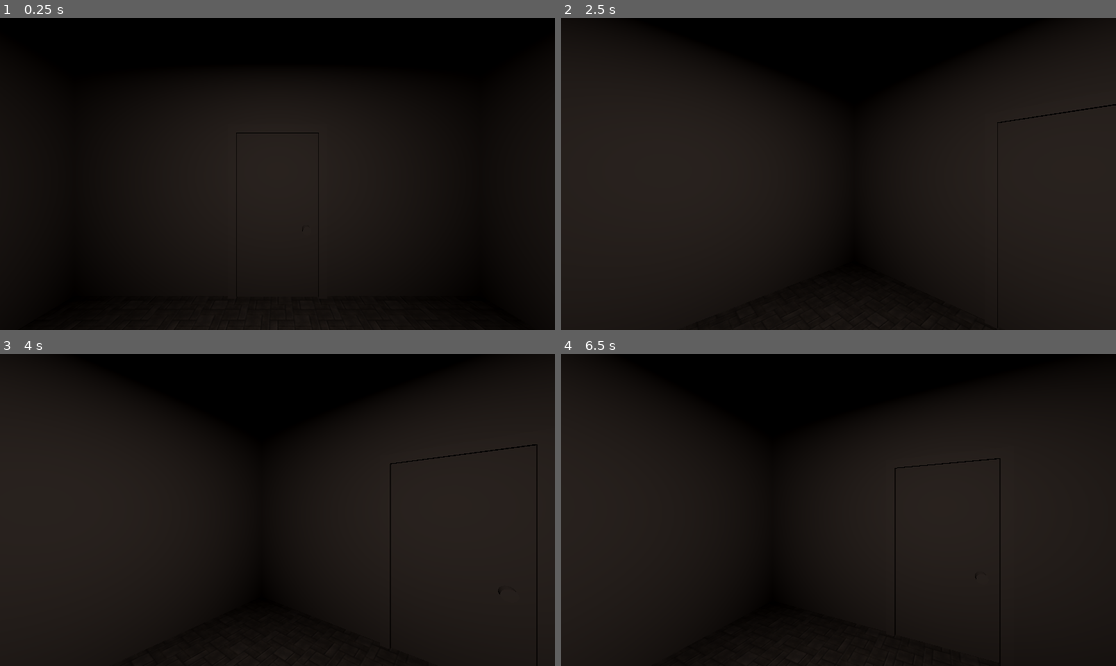
Above: before the commit, frames 1-4 (two rows, left to right).
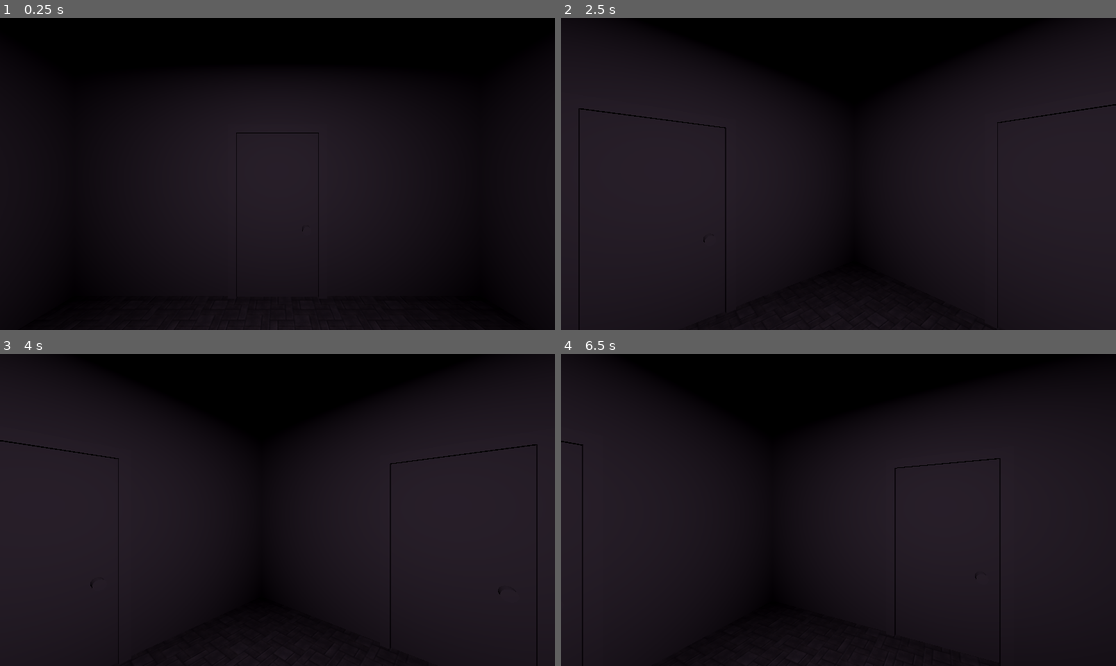
Above: after the commit, the same moments.

Repository: denniscarr/door
Game: Godot game, scene res://main/main.tscn
The game is run twice, just before and just after one commit, with the same random seed, the same clock (stepped at 60 frames per second) and the same inputs.
Inputs:
- Up to frame 1 (0.25 s): no input
- Up to frame 2 (2.5 s): tap Enter at 0.5 s; hold Right (turn_right) 0.53-1.28 s; hold Left (turn_left) 1.28-2.03 s; tap Space at 2 s; hold Right (turn_right) from 2.03 s (still down)
- Up to frame 3 (4 s): release Right (turn_right) at 2.78 s; hold Up (move_forward) 2.78-3.53 s; tap Enter at 3.5 s; hold Left (turn_left) from 3.53 s (still down)
- Up to frame 4 (6.5 s): tap Space at 5 s; tap Enter at 5.75 s; release Left (turn_left) at 5.78 s; hold Right (turn_right) from 5.78 s (still down)

The runs differ from the first frame. In frame 2, 0.2% of the frame differs, in the area x 3-30%, y 28-72%; in frame 3, 0.1%; in frame 4, less than 0.1%.

Commit message:
Make room generation based on position

Diff:
--- a/main/main.gd
+++ b/main/main.gd
@@ -1,11 +1,13 @@
 extends Node3D
 
+const ROOM_SIZE: float = 5.0
+
 @export var _starting_room: Room
-@export_range(0, 99) var _starting_pos_x: int = 49
-@export_range(0, 99) var _starting_pos_y: int = 49
+@export var _room_scene: PackedScene
+@export_range(0, 99) var _starting_seed_x: int = 49
+@export_range(0, 99) var _starting_seed_y: int = 49
 
-@onready var _seed_x := _starting_pos_x
-@onready var _seed_y := _starting_pos_y
+var _player_coordinates: Vector2i
 
 
 func _ready():
@@ -13,5 +15,14 @@
 
 
 func _get_seed() -> int:
-	var combined := str(_seed_x) + str(_seed_y)
+	var seed_x = wrapi(_starting_seed_x + _player_coordinates.x, 0, 100)
+	var seed_y = wrapi(_starting_seed_y + _player_coordinates.y, 0, 100)
+	var combined := str(seed_x) + str(seed_y)
 	return int(combined)
+
+
+func _create_room(coordinates: Vector2) -> Room:
+	var new_room := _room_scene.instantiate() as Room
+	new_room.global_position.x = coordinates.x * ROOM_SIZE
+	new_room.global_position.z = coordinates.y * ROOM_SIZE
+	return new_room
--- a/main/main.tscn
+++ b/main/main.tscn
@@ -7,8 +7,8 @@
 [node name="Main" type="Node3D" node_paths=PackedStringArray("_starting_room")]
 script = ExtResource("1_pjrb6")
 _starting_room = NodePath("Room")
-_starting_pos_x = 53
-_starting_pos_y = 47
+_room_scene = ExtResource("3_xwkvk")
+_starting_seed_y = 46
 
 [node name="Player" parent="." instance=ExtResource("1_53q0u")]
 
--- a/room/room.gd
+++ b/room/room.gd
@@ -1,5 +1,5 @@
 class_name Room
-extends Node
+extends Node3D
 
 @export var _wall_n: Wall
 @export var _wall_s: Wall
